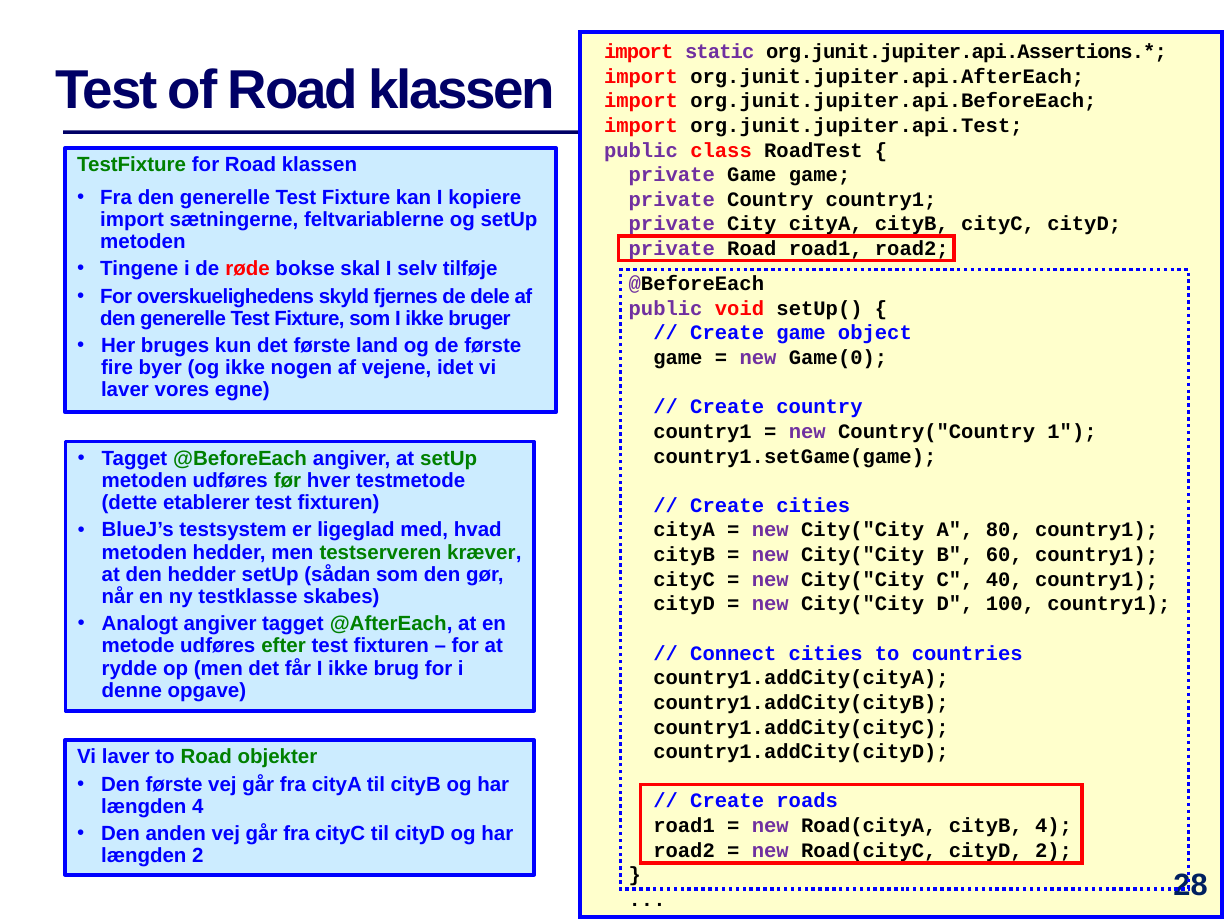
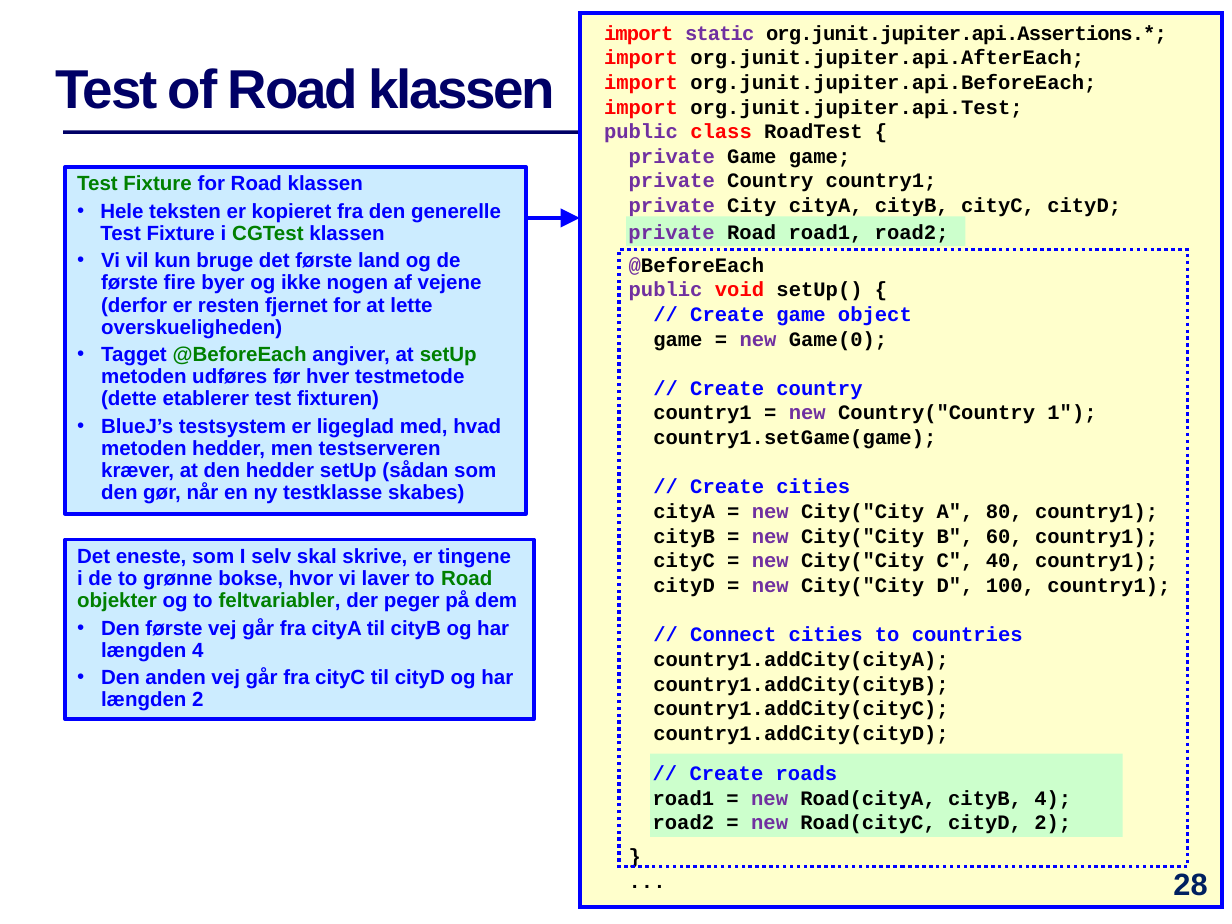
Before and after one commit to IntProgAU/Materiale, a slide deck: slide 28 of web/e23/uge_12/Slides-Uge12.pptx. Drawn at 1232x924 pixels with LibreOffice and Linux fonts; fonts in the diff are those of the drawing. Boxes give left, top, right and bottom in pixels: in the first picture for what was removed or moved away, otherwise in the second. Text is boxed around its words. In the diff, an @@ line names an element or a change of style, - is before the commit and + after.

```diff
--- a/web/e23/uge_12/Slides-Uge12.pptx
+++ b/web/e23/uge_12/Slides-Uge12.pptx
@@ rectangle "import static org.junit.jupiter.api.Assertions.*;": place and size @@
-rectangle "import static org.junit.jupiter.api.Assertions.*;" at [580, 32, 1222, 918]
+rectangle "import static org.junit.jupiter.api.Assertions.*;" at [580, 14, 1222, 908]
@@ rectangle removed at [65, 148, 557, 413] @@
-TestFixture for Road klassen
-• Fra den generelle Test Fixture kan I kopiere import sætningerne, feltvariablerne og setUp metoden
-• Tingene i de røde bokse skal I selv tilføje
-• For overskuelighedens skyld fjernes de dele af den generelle Test Fixture, som I ikke bruger
-• Her bruges kun det første land og de første fire byer (og ikke nogen af vejene, idet vi laver vores egne)
@@ rectangle "Test Fixture for Road klassen": place and size @@
-rectangle "Test Fixture for Road klassen" at [65, 441, 533, 710]
+rectangle "Test Fixture for Road klassen" at [65, 168, 526, 514]
@@ text in rectangle at [77, 175, 501, 339]: paragraphs added @@
+Test Fixture for Road klassen
+• Hele teksten er kopieret fra den generelle Test Fixture i CGTest klassen
+• Vi vil kun bruge det første land og de første fire byer og ikke nogen af vejene (derfor er resten fjernet for at lette overskueligheden)
@@ arrow added from (519, 218) to (580, 218), #0000FF 2.25 pt @@
@@ rectangle removed at [618, 237, 954, 261] @@
@@ rectangle added at [626, 217, 965, 246], fill #CCFFCC, 12 pt, text #000000, bold @@
+private Road road1, road2;
@@ rectangle: place and size @@
-rectangle at [621, 270, 1189, 890]
+rectangle at [620, 250, 1188, 867]
@@ text in rectangle at [629, 241, 949, 262]: paragraph removed @@
-private Road road1, road2;
@@ text in rectangle at [101, 346, 501, 504]: text colour #008000 to #0000FF in "før", "testserveren kræver," @@
@@ rectangle "Det eneste, som I selv ...": place and size @@
-rectangle "Det eneste, som I selv ..." at [65, 740, 535, 875]
+rectangle "Det eneste, som I selv ..." at [65, 540, 535, 719]
@@ text in rectangle at [77, 548, 517, 612]: text changed; text colour #008000 to #0000FF @@
-Vi laver to Road objekter
+Det eneste, som I selv skal skrive, er tingene i de to grønne bokse, hvor vi laver to Road objekter og to feltvariabler, der peger på dem
@@ text in rectangle at [102, 615, 506, 702]: paragraph removed @@
-• Analogt angiver tagget @AfterEach, at en metode udføres efter test fixturen – for at rydde op (men det får I ikke brug for i denne opgave)
@@ rectangle added at [650, 754, 1122, 838], fill #CCFFCC, 12 pt, text #000000, bold @@
+// Create roads
+road1 = new Road(cityA, cityB, 4);
+road2 = new Road(cityC, cityD, 2);
@@ rectangle removed at [641, 785, 1083, 864] @@
@@ text in rectangle at [653, 793, 1072, 863]: paragraphs removed @@
-// Create roads
-road1 = new Road(cityA, cityB, 4);
-road2 = new Road(cityC, cityD, 2);
```
Also in this commit, not shown: 11 other slides changed, 1 other file.
